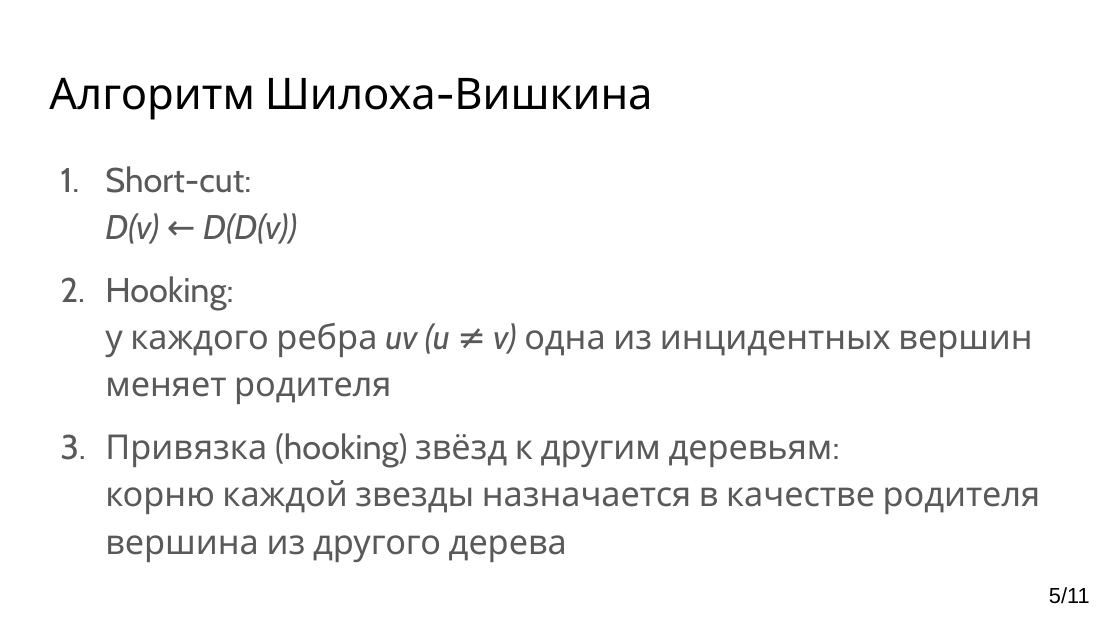
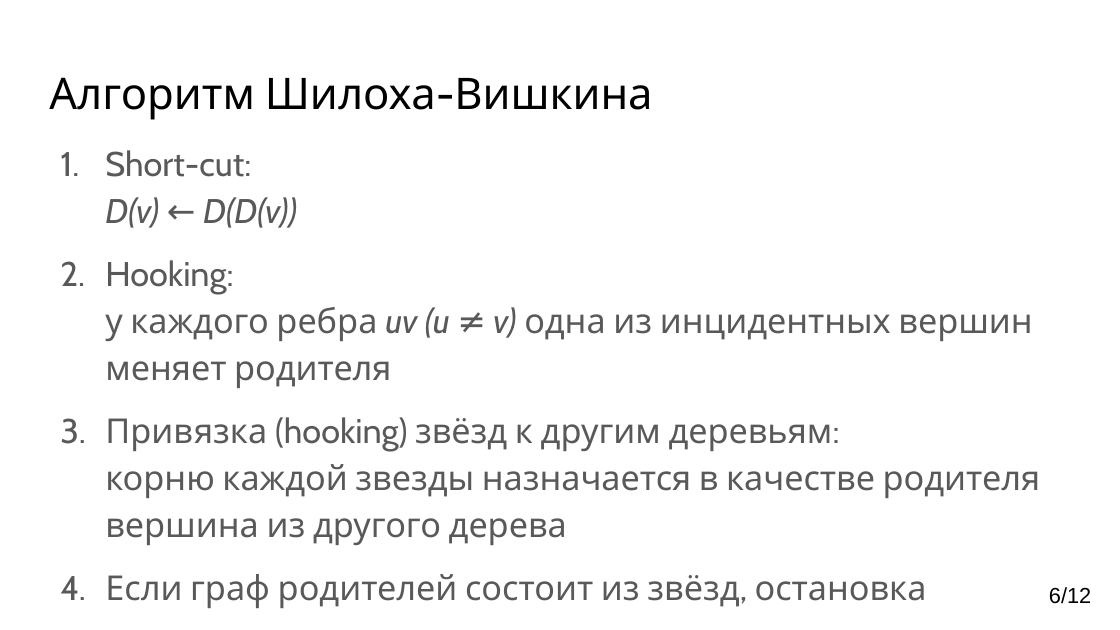
Before and after one commit to YaccConstructor/articles, a slide deck: slide 6 of 2017/GT/SmirenkoKirill/Connected components.pptx (slide 5 before the commit). Drawn at 1120x630 pixels with LibreOffice and Linux fonts; fonts in the diff are those of the drawing. Boxes give left, top, right and bottom in pixels: in the first picture for what was removed or moved away, otherwise in the second. Text is boxed around its words. In the diff, an @@ line names an element or a change of style, - is before the commit and + after.

```diff
--- a/2017/GT/SmirenkoKirill/Connected components.pptx
+++ b/2017/GT/SmirenkoKirill/Connected components.pptx
@@ text "Short-cut: D(v) ← D(D(v))": place and size @@
-text "Short-cut: D(v) ← D(D(v))" at (105, 166, 1041, 562)
+text "Short-cut: D(v) ← D(D(v))" at (105, 150, 1041, 608)
@@ text at (105, 417, 1041, 545): less space between paragraphs @@
@@ text at (105, 574, 927, 608): paragraph added @@
+4. Если граф родителей состоит из звёзд, остановка
@@ page number at (1049, 587, 1091, 604): text changed @@
-5/11
+6/12
```
Also in this commit, not shown: 3 other slides changed, 1 slide added, 1 other file.
